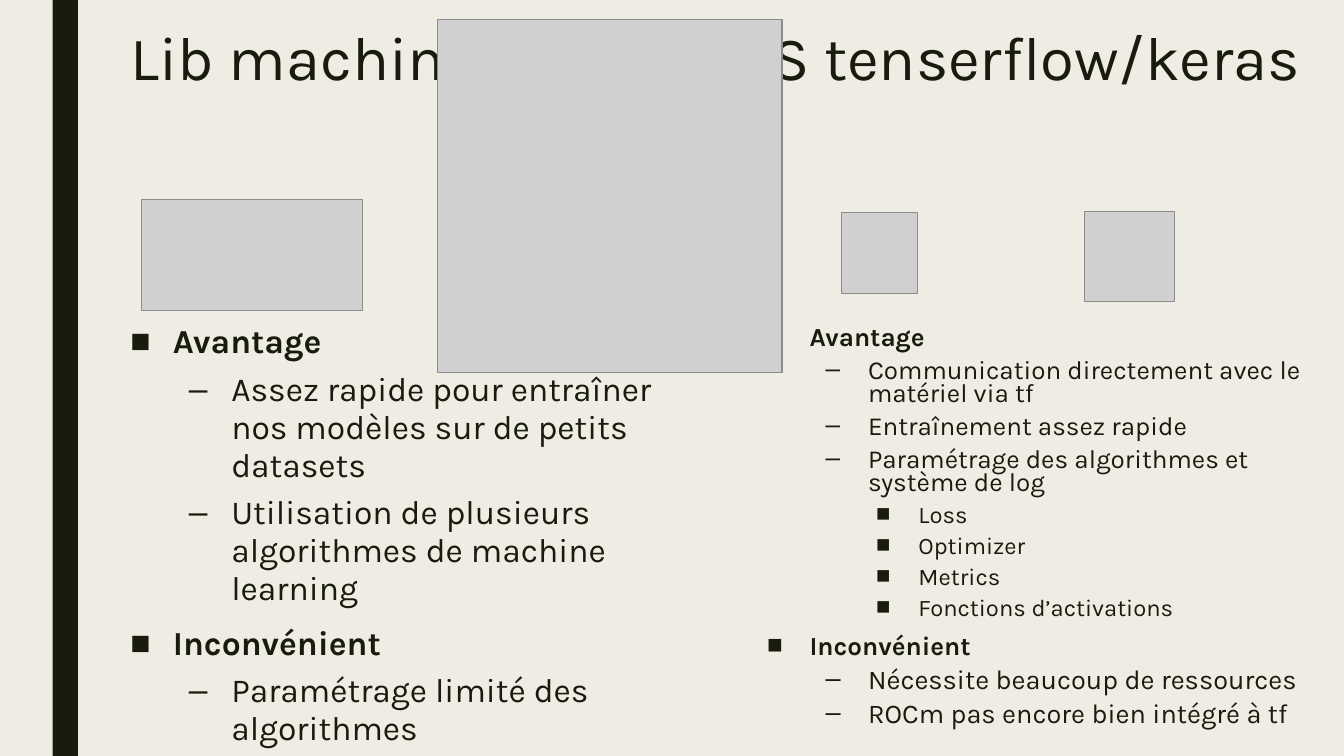
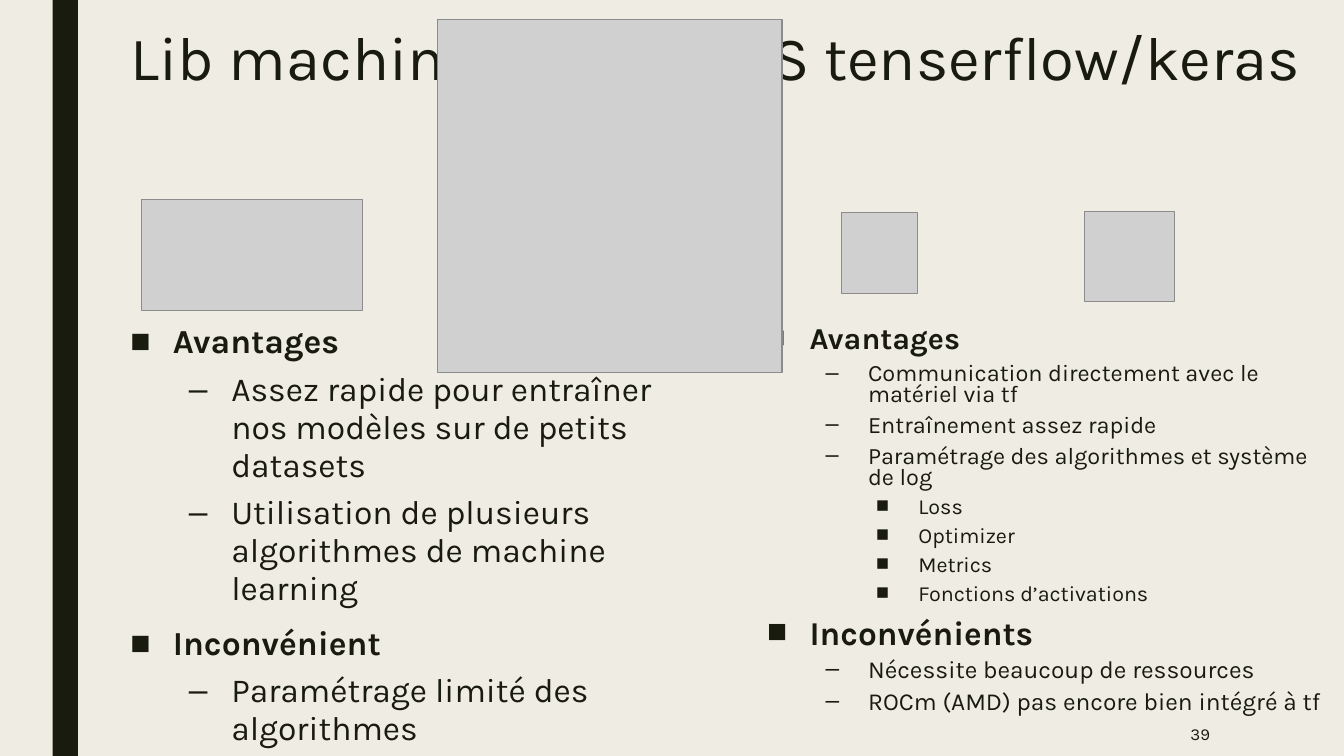
Before and after one commit to natane07/PA-MachineLearning-3ESGI, a slide deck: slide 39 of Project/Docs/Slides/PPT_PA.pptx. Drawn at 1344x756 pixels with LibreOffice and Linux fonts; fonts in the diff are those of the drawing; grey boxes stand for pictures. Boxes give left, top, right and bottom in pixels: in the first picture for what was removed or moved away, otherwise in the second. Text is boxed around its words. In the diff, an @@ line names an element or a change of style, - is before the commit and + after.

```diff
--- a/Project/Docs/Slides/PPT_PA.pptx
+++ b/Project/Docs/Slides/PPT_PA.pptx
@@ text at <box>810,329,960,357</box>: text changed; size 18.6 to 21.7 pt @@
-■ Avantage
+■ Avantages
@@ text at <box>173,331,339,362</box>: text changed @@
-■ Avantage
+■ Avantages
@@ text at <box>868,365,1307,684</box>: size 18.6 to 16.8 pt in "Communication directement avec le matériel via tf", "Entraînement assez rapide", "Paramétrage des algorithmes et système de log"; size 17.1 to 15.4 pt in "Loss", "Optimizer", "Metrics", "Fonctions d’activations"; size 19.4 to 17.5 pt in "Nécessite beaucoup de ressources" @@
@@ text at <box>810,634,971,656</box>: text changed; size 18.6 to 23.8 pt @@
-■ Inconvénient
+■ Inconvénients
@@ text at <box>868,691,1321,716</box>: text changed; size 19.4 to 17.5 pt @@
-  – ROCm pas encore bien intégré à tf
+  – ROCm (AMD) pas encore bien intégré à tf
@@ page number added at <box>1190,729,1210,740</box>, 12 pt, text #191B0E @@
+39
```
Also in this commit, not shown: 41 other slides changed, 1 other file.
